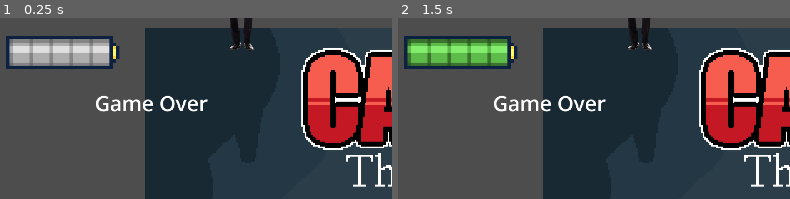
Above: before the commit, frames 1-2 (left to right).
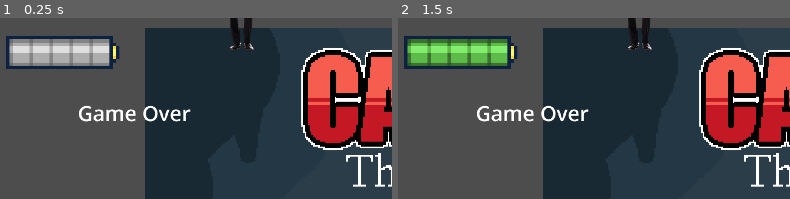
Above: after the commit, the same moments.

Repository: Fredeblok0912/Card_game
Game: Godot game, scene res://main_scene.tscn
Same seed, same stepped clock (60 frames per second), same inputs: the game is played once before the commit and once after it. This scene is started directly instead of the project's main scene.
Inputs (mouse positions are % of the whole screen's width and height, from its top left):
- Up to frame 1 (0.25 s): no input
- Up to frame 2 (1.5 s): click "End Turn" at 0.5 s; tap Enter at 1.25 s; move the mouse to (25, 5) at 1.27 s; hold Up (ui_up) from 1.28 s (still down); click (25, 5) at 1.42 s
The pictures show only the part of the screen within x 0-50%, y 35-85%; the shares and areas given below are measured in that part.

The runs differ from the first frame. In frame 1, 1.9% of the frame differs, in the area x 20-54%, y 43-58%; in frame 2, 1.9%.
Error in both runs: Invalid access to property or key '<null>' on a base object of type 'Array'. (res://enemy_shield_gain_text.gd:4)

Commit message:
Game over and Clear hand

Diff:
--- a/Gamecode.gd
+++ b/Gamecode.gd
@@ -18,23 +18,24 @@
 
 
 func draw_cards(n: int):
-	for i in range(n):
-		if Cardlist.current_decklist.size() > 0:
-			var card_id = Cardlist.current_decklist.pop_front()
-			Cardlist.hand_cards.append(card_id)
-			await get_tree().create_timer(0.3).timeout
-			add_card(card_id)
-		elif Cardlist.current_decklist.size() <= 0 && Cardlist.discard_pile.size() <= 0:
-			print("Deck and Discard Pile empty")
-		else:
-			Cardlist.current_decklist = Cardlist.discard_pile.duplicate()
-			Cardlist.discard_pile.clear()
-			Cardlist.current_decklist.shuffle()
-			var card_id = Cardlist.current_decklist.pop_front()
-			Cardlist.hand_cards.append(card_id)
-			await get_tree().create_timer(0.3).timeout
-			print("shuffled Discard pile into drawpile and drew a card")
-			add_card(card_id)
+	if not Cardlist.hand_cards.size() >= 7:
+		for i in range(n):
+			if Cardlist.current_decklist.size() > 0:
+				var card_id = Cardlist.current_decklist.pop_front()
+				Cardlist.hand_cards.append(card_id)
+				await get_tree().create_timer(0.3).timeout
+				add_card(card_id)
+			elif Cardlist.current_decklist.size() <= 0 && Cardlist.discard_pile.size() <= 0:
+				print("Deck and Discard Pile empty")
+			else:
+				Cardlist.current_decklist = Cardlist.discard_pile.duplicate()
+				Cardlist.discard_pile.clear()
+				Cardlist.current_decklist.shuffle()
+				var card_id = Cardlist.current_decklist.pop_front()
+				Cardlist.hand_cards.append(card_id)
+				await get_tree().create_timer(0.3).timeout
+				print("shuffled Discard pile into drawpile and drew a card")
+				add_card(card_id)
 #----------------------------------------------------------------------------
 #Cards in hand loading sprites
 
--- /dev/null
+++ b/game_over.gd
@@ -0,0 +1,4 @@
+extends Node2D
+
+func _ready():
+	Gamecode.clear_hand()
--- a/game_over.tscn
+++ b/game_over.tscn
@@ -1,16 +1,19 @@
-[gd_scene load_steps=2 format=3 uid="uid://de0cqchbpeflh"]
+[gd_scene load_steps=3 format=3 uid="uid://de0cqchbpeflh"]
+
+[ext_resource type="Script" uid="uid://7gjakctndldx" path="res://game_over.gd" id="1_y26ei"]
 
 [sub_resource type="LabelSettings" id="LabelSettings_xapjj"]
 font_size = 50
 
 [node name="gameOver" type="Node2D"]
 position = Vector2(955, 518)
+script = ExtResource("1_y26ei")
 
 [node name="Label" type="Label" parent="."]
-offset_left = -120.0
-offset_top = -47.0
-offset_right = 151.0
-offset_bottom = 22.0
+offset_left = -161.0
+offset_top = -23.0
+offset_right = 117.0
+offset_bottom = 46.0
 text = "Game Over"
 label_settings = SubResource("LabelSettings_xapjj")
 
--- a/player.gd
+++ b/player.gd
@@ -24,4 +24,5 @@
 			player_health = player_health +1
 
 func game_over():
+	Gamecode.clear_hand()
 	get_tree().change_scene_to_file("res://game_over.tscn")
Not shown, added: game_over.gd.uid
